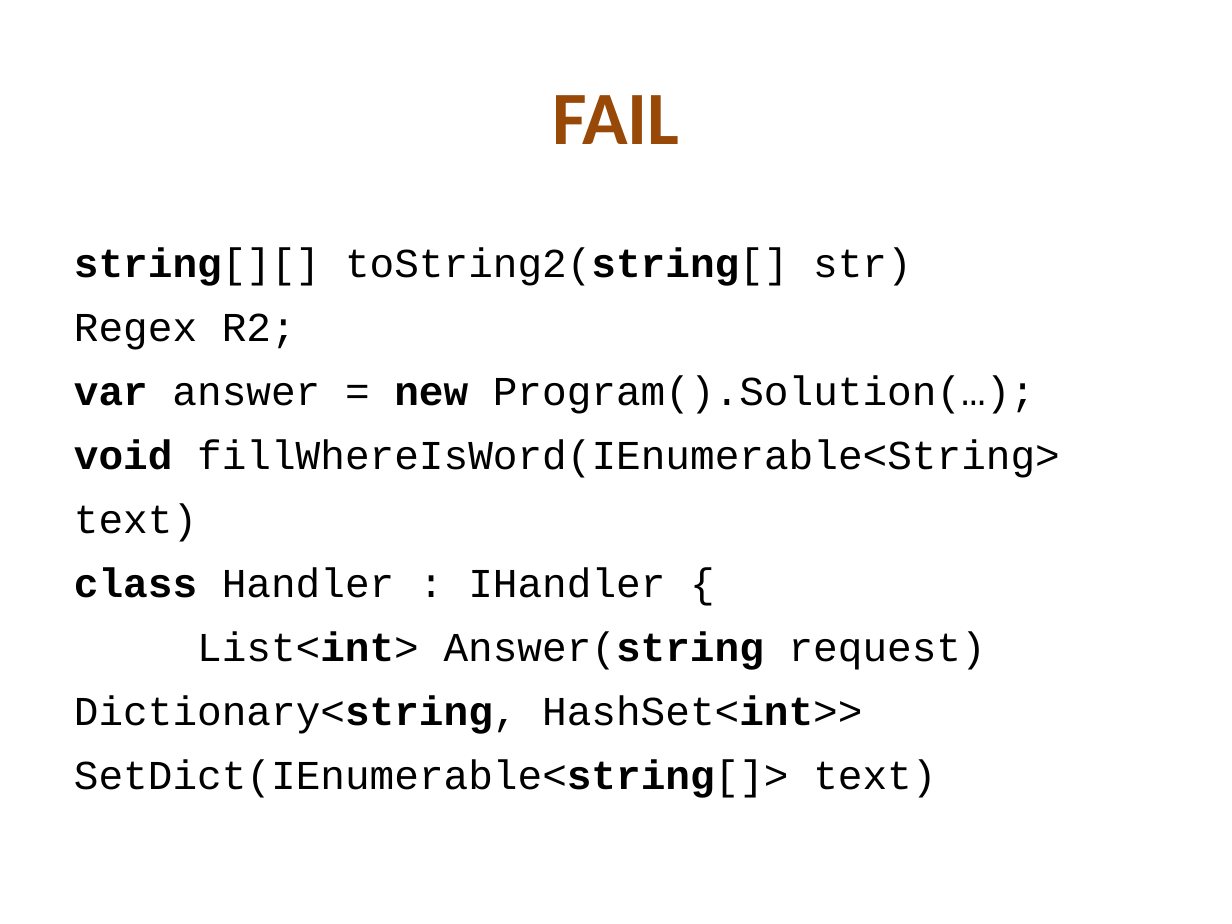
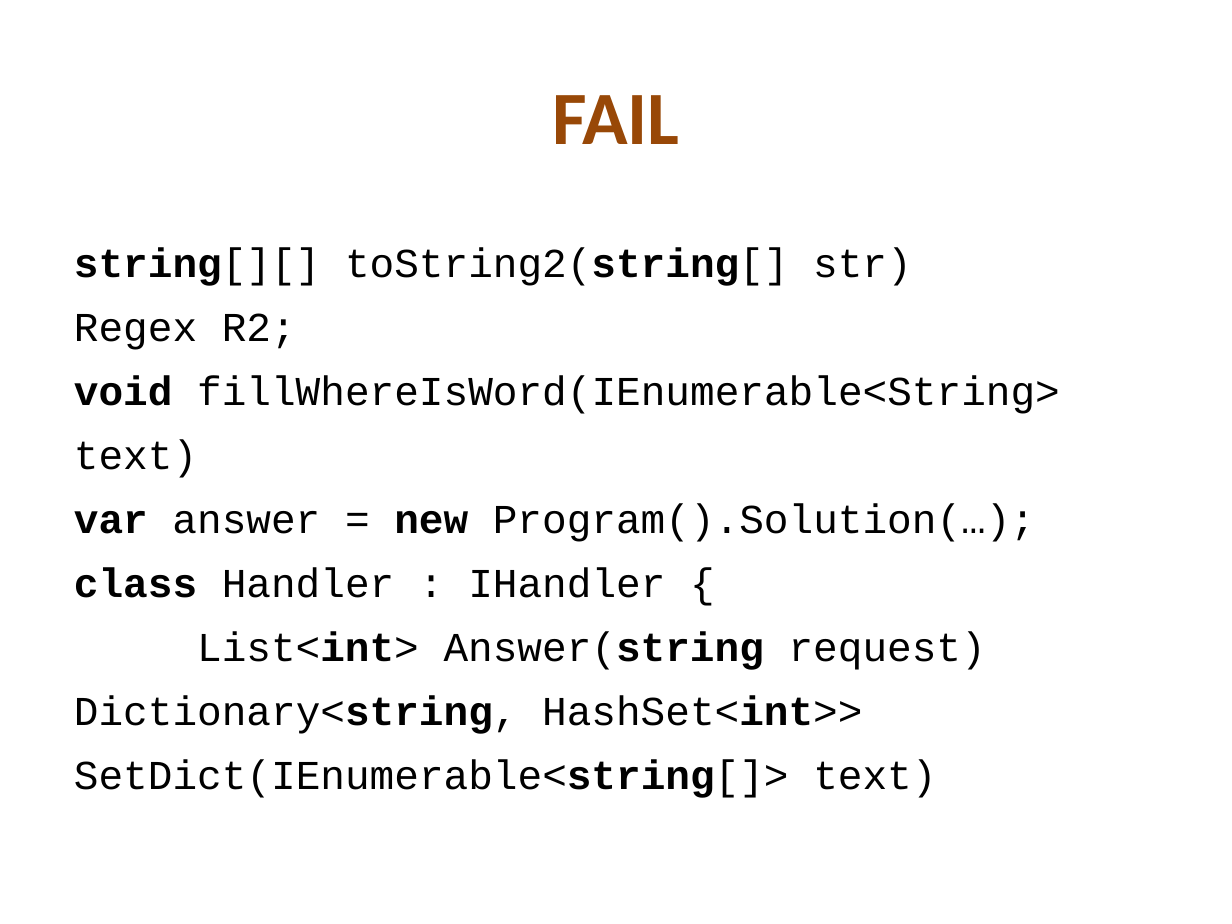
Before and after one commit to kontur-edu/kampus-ekb-2013-11, a slide deck: slide 10 of 02-CleanCode&Testing/CleanCode.pptx. Drawn at 1232x924 pixels with LibreOffice and Linux fonts; fonts in the diff are those of the drawing. Boxes give left, top, right and bottom in pixels: in the first picture for what was removed or moved away, otherwise in the second. Text is boxed around its words. In the diff, an @@ line names an element or a change of style, - is before the commit and + after.

Commit message:
fixes in slides

```diff
--- a/02-CleanCode&Testing/CleanCode.pptx
+++ b/02-CleanCode&Testing/CleanCode.pptx
@@ text at bbox=[74, 375, 1060, 478]: paragraph added @@
+void fillWhereIsWord(IEnumerable<String> text)
@@ text at bbox=[74, 439, 1060, 542]: paragraph removed @@
-void fillWhereIsWord(IEnumerable<String> text)
```
Also in this commit, not shown: 5 other slides changed, 8 slides added, 2 other files.
